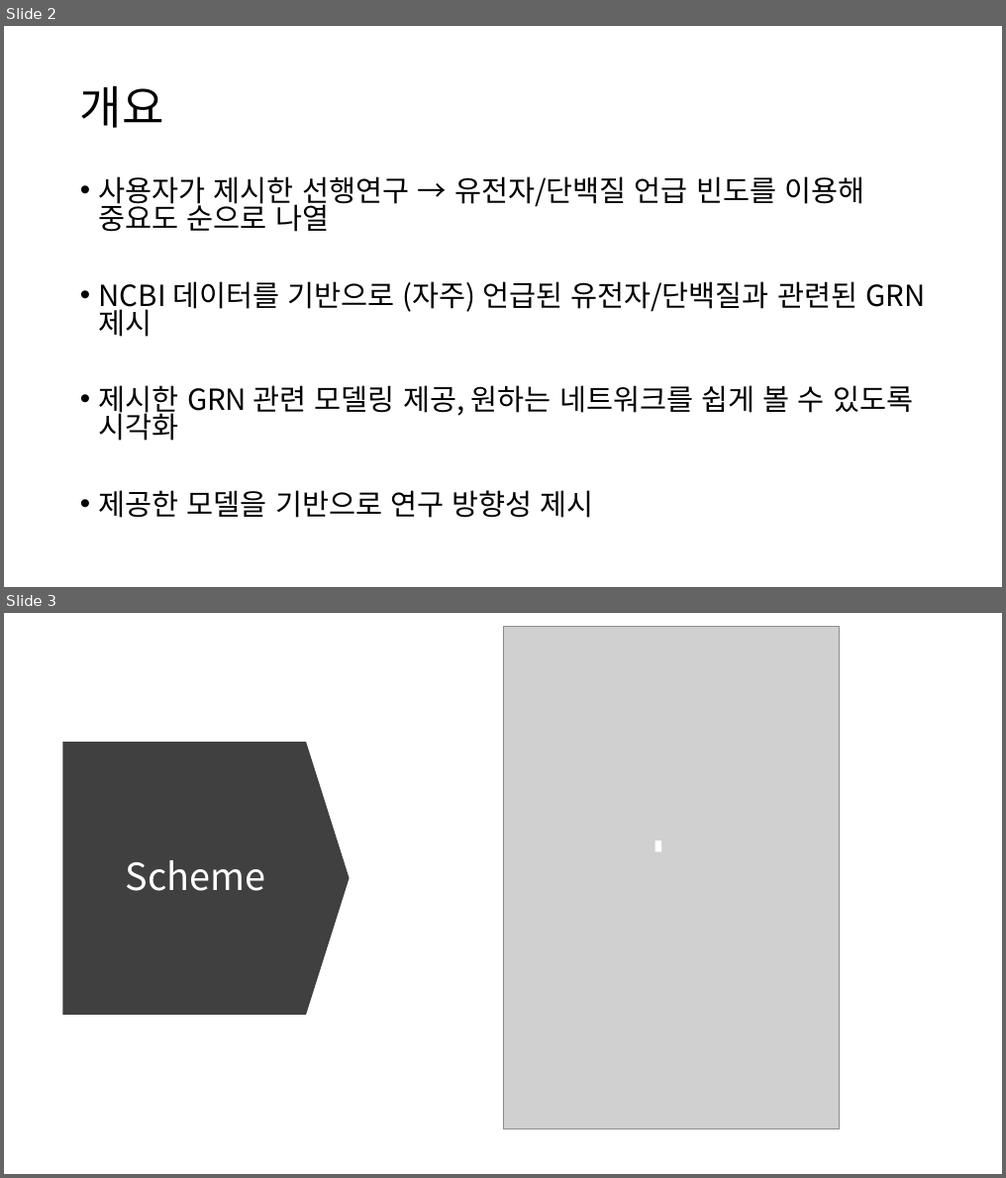
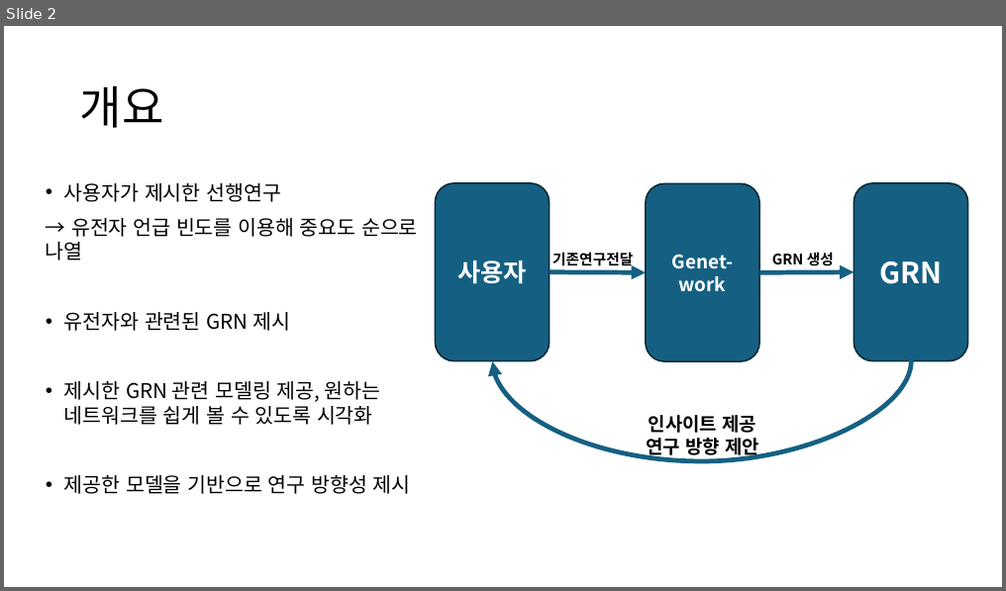
Before and after one commit to summer-121/Genetwork, a slide deck: GeNetwork_Scheme.pptx. Shown one above the other, each under a label of ours: slides 2 and 3 before the commit, slide 2 after it. The pictures are 1006x1178 and 1006x591 pixels, drawn with LibreOffice and Linux fonts; fonts in the diff are those of the drawing; grey boxes stand for pictures. Boxes give left, top, right and bottom in pixels: in the first picture for what was removed or moved away, otherwise in the second. Text is boxed around its words. In the diff, an @@ line names an element or a change of style, - is before the commit and + after.

```diff
--- a/GeNetwork_Scheme.pptx
+++ b/GeNetwork_Scheme.pptx
@@ slide 3 removed at (x1=4, y1=613, x2=1002, y2=1174), background #FFFFFF @@
@@ picture removed at (x1=503, y1=627, x2=840, y2=1130) @@
@@ down arrow removed at (x1=63, y1=742, x2=350, y2=1015) @@
@@ rectangle removed at (x1=655, y1=841, x2=662, y2=852) @@
@@ title removed at (x1=126, y1=861, x2=266, y2=891) @@
-Scheme
@@ slide 2 changed as well @@
@@ text "사용자가 제시한 선행연구" moved from (x1=99, y1=176, x2=925, y2=518) to (x1=46, y1=183, x2=418, y2=494) @@
@@ text at (x1=46, y1=183, x2=418, y2=331): text changed; size 28 to 19.6 pt @@
-• 사용자가 제시한 선행연구 → 유전자/단백질 언급 빈도를 이용해 중요도 순으로 나열
-• NCBI 데이터를 기반으로 (자주) 언급된 유전자/단백질과 관련된 GRN 제시
+• 사용자가 제시한 선행연구
+→ 유전자 언급 빈도를 이용해 중요도 순으로 나열
+• 유전자와 관련된 GRN 제시
@@ text at (x1=64, y1=381, x2=411, y2=494): size 28 to 19.6 pt in "제시한 GRN 관련 모델링 제공, 원하는 네트워크를 ...", "제공한 모델을 기반으로 연구 방향성 제시"; line spacing 0.8 to 1 @@
@@ group added at (x1=436, y1=183, x2=967, y2=464): 3 rounded rectangles, 3 texts, 2 arrows, 1 curved arrow @@
+사용자
+Genet-
+work
+GRN 생성
+GRN
+기존연구전달
+인사이트 제공
+연구 방향 제안
```
Also in this commit, not shown: 6 other slides changed, 2 slides added.
